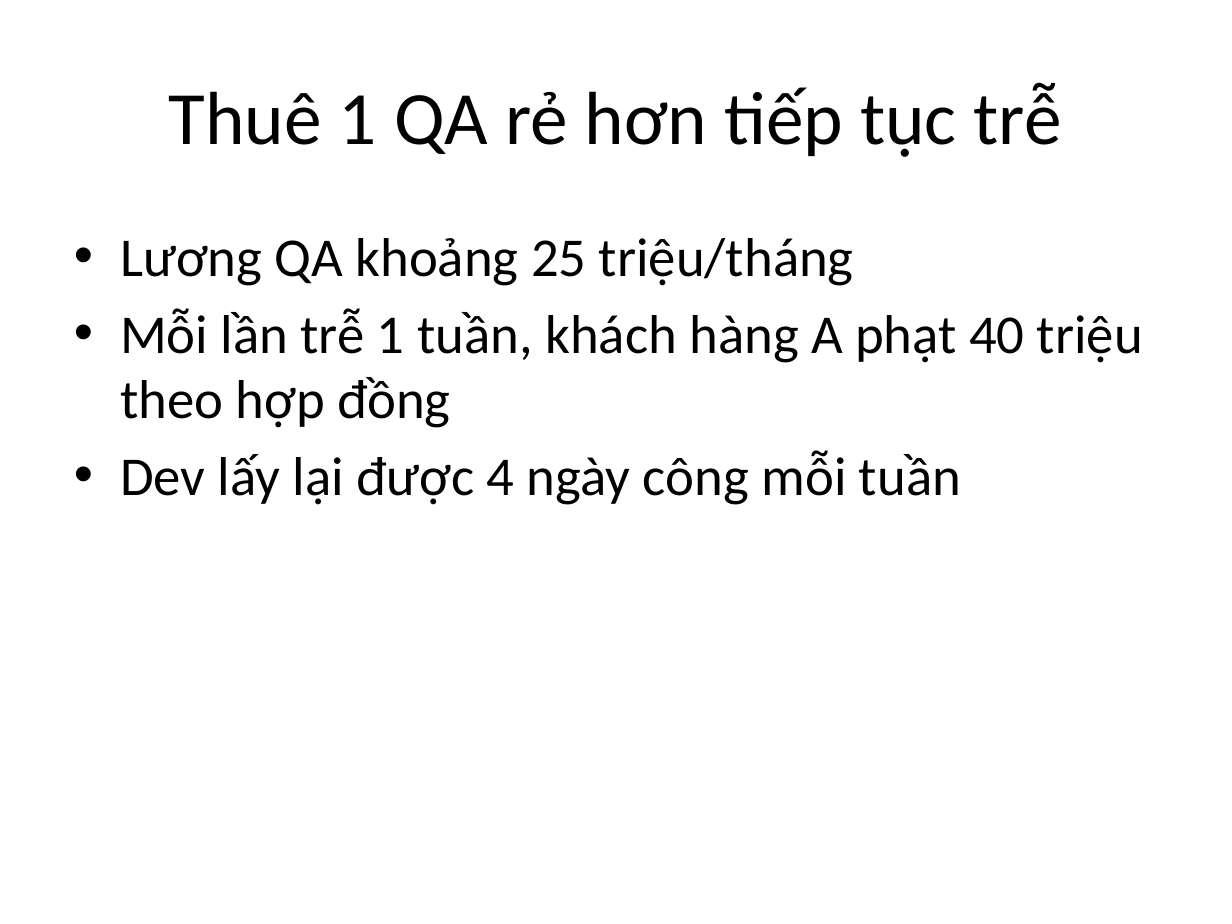
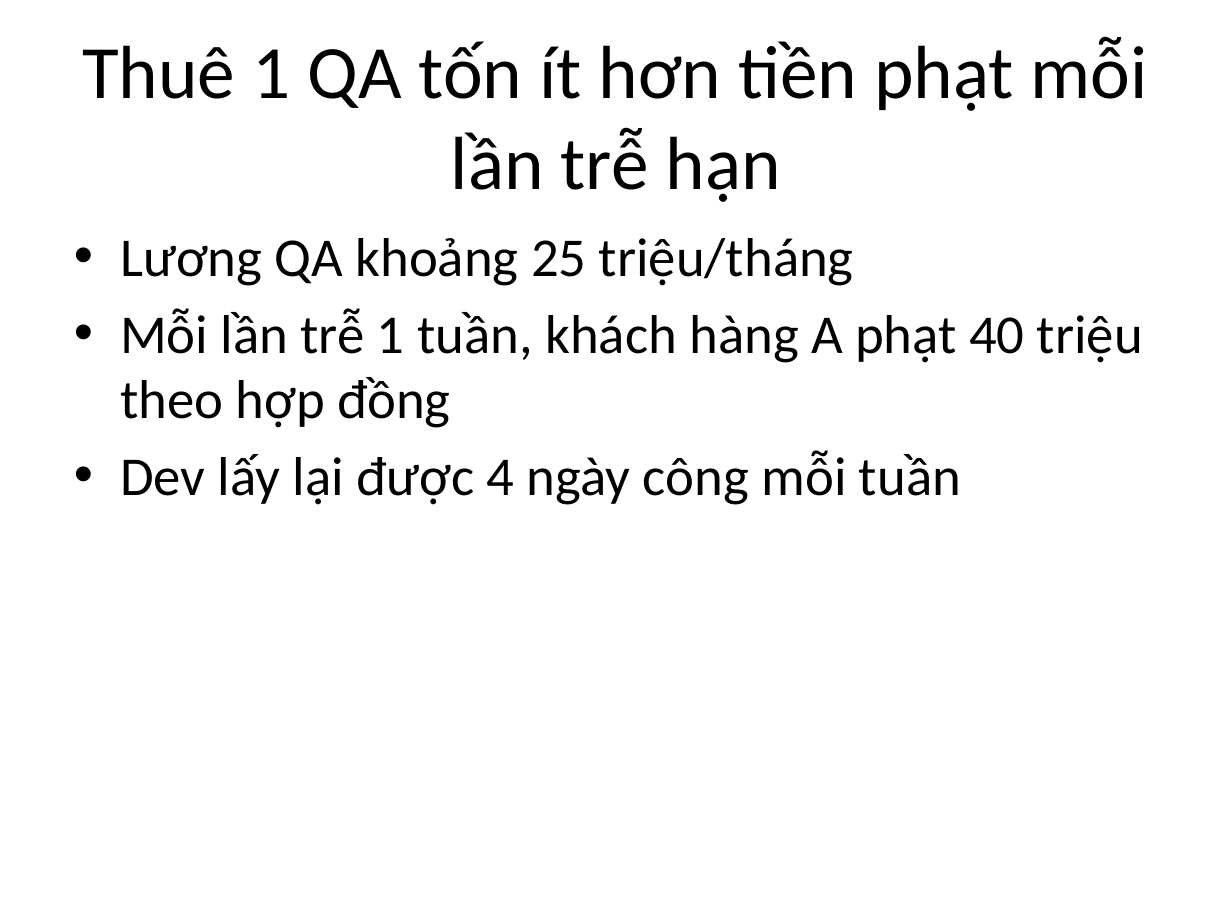
Before and after one commit to anhnx000/viet-nhu-nguoi, a slide deck: slide 3 of examples/slide-sau.pptx. Drawn at 1232x924 pixels with LibreOffice and Linux fonts; fonts in the diff are those of the drawing. Boxes give left, top, right and bottom in pixels: in the first picture for what was removed or moved away, otherwise in the second. Text is boxed around its words. In the diff, an @@ line names an element or a change of style, - is before the commit and + after.

```diff
--- a/examples/slide-sau.pptx
+++ b/examples/slide-sau.pptx
@@ title at <box>82,36,1148,202</box>: text changed @@
-Thuê 1 QA rẻ hơn tiếp tục trễ
+Thuê 1 QA tốn ít hơn tiền phạt mỗi lần trễ hạn
```
Also in this commit, not shown: 2 other slides changed, 14 other files.
